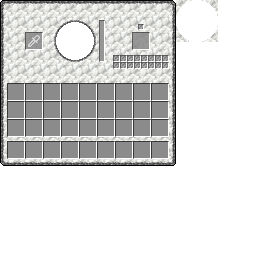
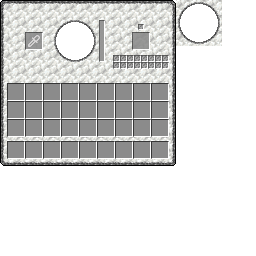
Layers edited between the first and the second 256 × 256 image:
painted on "Eingefügte Ebene #1" over <box>176,0,222,46</box>
painted on "Hintergrund" over <box>176,0,218,42</box>
